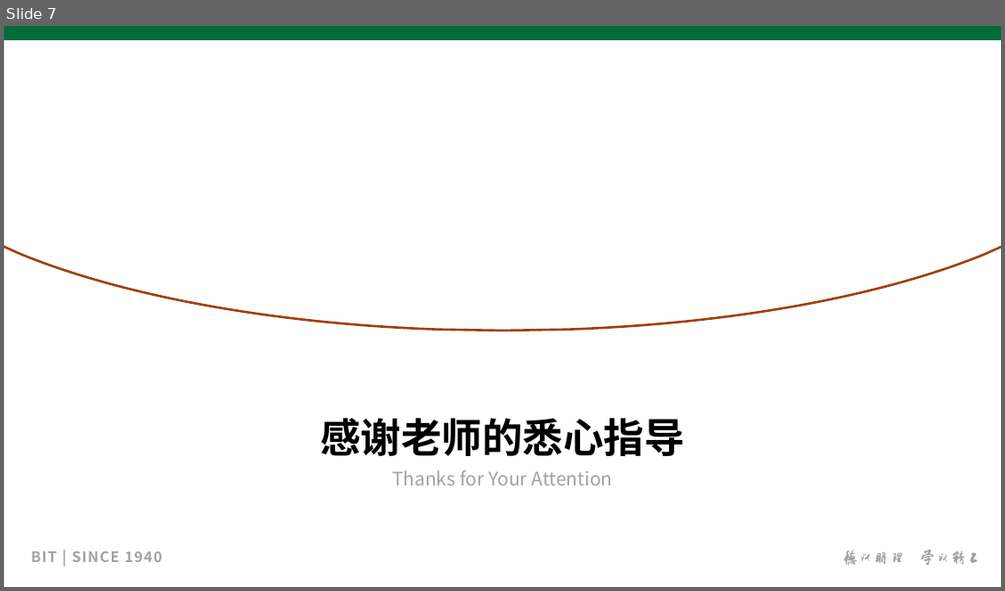
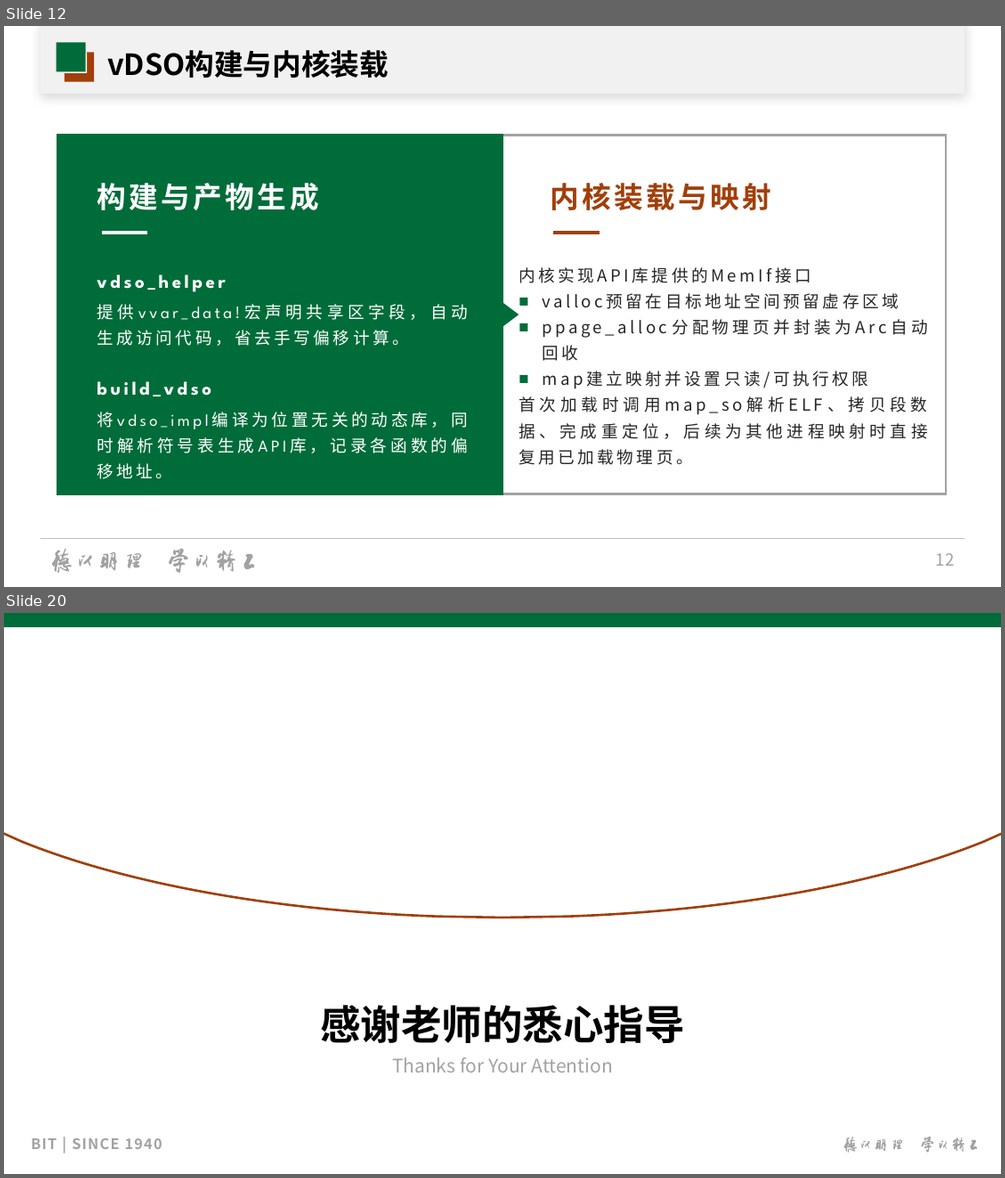
Before and after one commit to hhhjjjcc112/AsyncAlien, a slide deck: docs/graduation/论文/论文答辩/论文答辩.pptx. Shown one above the other, each under a label of ours: slide 7 before the commit, slides 12 and 20 after it; the slides between them are not shown. The pictures are 1005x591 and 1005x1178 pixels, drawn with LibreOffice and Linux fonts; fonts in the diff are those of the drawing; background and template pictures are left out. Boxes give left, top, right and bottom in pixels: in the first picture for what was removed or moved away, otherwise in the second. Text is boxed around its words. In the diff, an @@ line names an element or a change of style, - is before the commit and + after.

Commit message:
ppt大致完成

```diff
--- a/docs/graduation/论文/论文答辩/论文答辩.pptx
+++ b/docs/graduation/论文/论文答辩/论文答辩.pptx
@@ slide 12 added at box(4, 26, 1001, 587), background #FFFFFF @@
@@ rectangle added at box(40, 26, 964, 94), fill #FFFFFF @@
@@ rectangle added at box(40, 26, 964, 94), fill #A2A2A2 at 15% opacity @@
@@ rectangle added at box(57, 42, 86, 71), fill #006C39 @@
@@ rectangle added at box(65, 52, 94, 81), fill #A13F0B @@
@@ rectangle added at box(65, 52, 87, 73), fill #FFFFFF @@
@@ title added at box(107, 50, 388, 78), 28 pt, text #000000, bold @@
+vDSO构建与内核装载
@@ rectangle added at box(57, 135, 502, 494), fill #006C39, outline #006C39 2.25 pt @@
@@ rectangle added at box(502, 135, 946, 494), outline #A2A2A2 2.25 pt @@
@@ text added at box(97, 183, 318, 210), 28 pt, text #FFFFFF, bold @@
+构建与产物生成
@@ text added at box(550, 183, 771, 210), 28 pt, text #A13F0B, bold @@
+内核装载与映射
@@ line added from (102, 232) to (147, 232), #FFFFFF 3 pt @@
@@ line added from (554, 232) to (599, 232), #A13F0B 3 pt @@
@@ text added at box(97, 274, 226, 292), 18 pt, text #FFFFFF, bold @@
+vdso_helper
@@ text added at box(518, 267, 928, 465), 16 pt, text #262626 @@
+内核实现API库提供的MemIf接口
+■ valloc预留在目标地址空间预留虚存区域
+■ ppage_alloc分配物理页并封装为Arc自动回收
+■ map建立映射并设置只读/可执行权限
+首次加载时调用map_so解析ELF、拷贝段数据、完成重定位，后续为其他进程映射时直接复用已加载物理页。
@@ text added at box(97, 304, 468, 346), 16 pt, text #FFFFFF @@
+提供vvar_data!宏声明共享区字段，自动生成访问代码，省去手写偏移计算。
@@ triangle added at box(503, 302, 518, 326), fill #006C39 @@
@@ text added at box(97, 381, 211, 396), 18 pt, text #FFFFFF, bold @@
+build_vdso
@@ text added at box(97, 411, 468, 479), 16 pt, text #FFFFFF @@
+将vdso_impl编译为位置无关的动态库，同时解析符号表生成API库，记录各函数的偏移地址。
@@ line added from (40, 539) to (965, 539), #BFBFBF 0.5 pt @@
@@ group added at box(52, 548, 255, 572): 16 freeform shapes @@
@@ page number added at box(936, 553, 955, 565), 16 pt, text #A2A2A2 @@
+12
@@ what was slide 7 is now slide 20 @@
```
Also in this commit, not shown: 6 slides changed, 12 other slides added, 58 slides removed, 4 other files.
